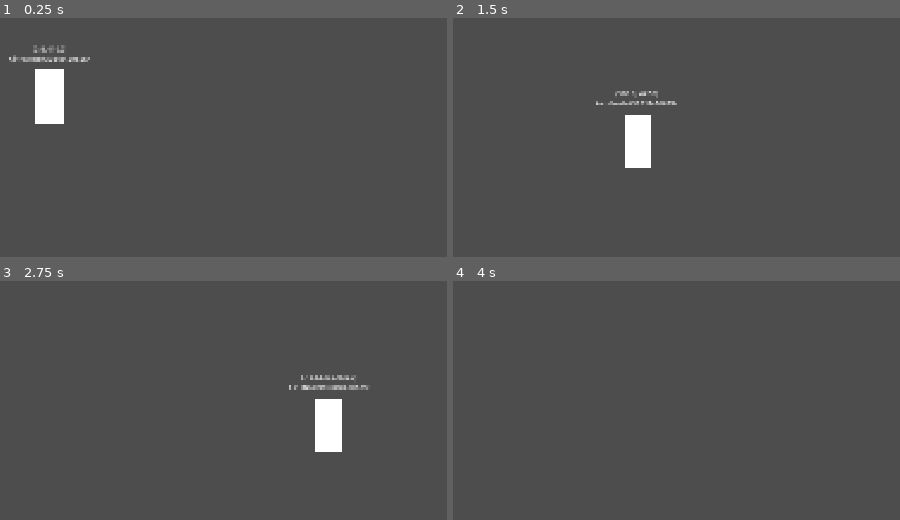
Above: before the commit, frames 1-4 (two rows, left to right).
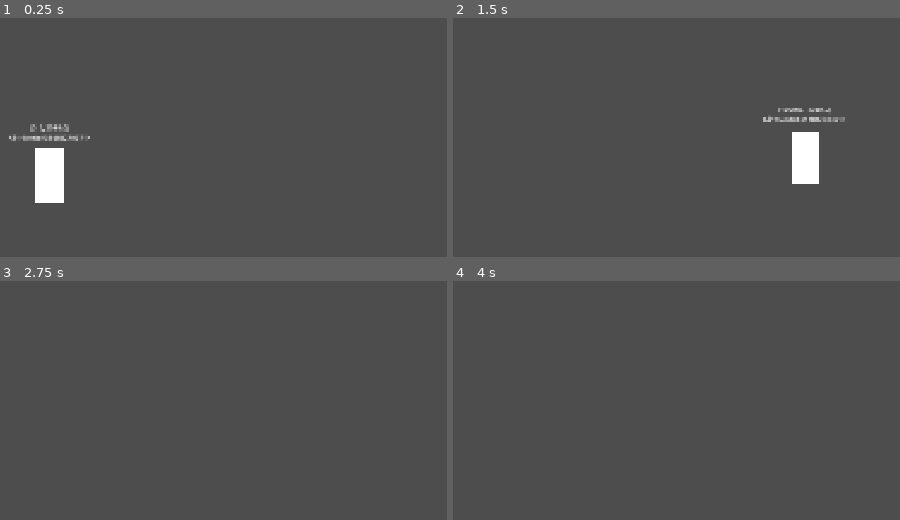
Above: after the commit, the same moments.

Repository: imLymei/YAFG
Game: Godot game, scene res://Scenes/Dev/Dev.tscn
Two runs of this game, one before a commit and one after it. Both use one fixed random seed, a clock stepped at 60 frames per second and the inputs below.
Inputs:
- Up to frame 1 (0.25 s): no input
- Up to frame 2 (1.5 s): hold W (jump) 0.53-1.28 s; hold D (move_right) from 0.53 s (still down); tap W (jump) at 1.35 s
- Up to frame 3 (2.75 s): tap W (jump) at 1.52, 1.82 s; release D (move_right) at 2.03 s; hold A (move_left) from 2.03 s (still down); hold W (jump) from 2.03 s (still down)
- Up to frame 4 (4 s): release A (move_left) at 2.78 s; release W (jump) at 2.78 s; hold D (move_right) from 2.78 s (still down); tap W (jump) at 2.85, 3.02, 3.32 s; hold W (jump) from 3.53 s (still down)

The runs differ from the first frame. In frame 1, 3.9% of the frame differs, in the area x 2-21%, y 11-78%; in frame 2, 3.5%; in frame 3, 1.8%; in frame 4, nothing differs.

Commit message:
feat: add coyote time and jump buffer

Diff:
--- a/Components/InputComponent.gd
+++ b/Components/InputComponent.gd
@@ -1,14 +1,34 @@
 class_name InputComponent
 extends Node
+
+
+var _jump_buffer_timer: Timer
 
 
 var movement_direction: float = 0.0
 var is_jumping := false
 
 
-func _unhandled_input(event: InputEvent) -> void:
-	if event is not InputEventKey:
-		return
+func _ready() -> void:
+	_jump_buffer_timer = Timer.new()
+	_jump_buffer_timer.wait_time = 0.1
+	_jump_buffer_timer.autostart = false
+	_jump_buffer_timer.one_shot = true
 
+	add_child(_jump_buffer_timer)
+
+	process_priority = -1
+
+
+func _process(_delta: float) -> void:
 	movement_direction = Input.get_axis("move_left", "move_right")
-	is_jumping = Input.is_action_pressed("jump")
+
+	var just_pressed_jump_input := Input.is_action_just_pressed("jump")
+	if just_pressed_jump_input:
+		_jump_buffer_timer.start()
+
+	is_jumping = just_pressed_jump_input or not _jump_buffer_timer.is_stopped()
+
+
+func consume_jump_buffer() -> void:
+	_jump_buffer_timer.stop()
--- a/Components/MovementComponent.gd
+++ b/Components/MovementComponent.gd
@@ -2,7 +2,7 @@
 extends Node
 
 
-const GRAVITY_FORCE: float = 1920.0
+const GRAVITY_FORCE: float = 9600.0
 
 
 @export var target: CharacterBody2D
--- a/Scenes/Character/Air.gd
+++ b/Scenes/Character/Air.gd
@@ -3,21 +3,22 @@
 
 @onready var input_component: InputComponent = %InputComponent
 @onready var movement_component: MovementComponent = %MovementComponent
+@onready var coyote_timer: Timer = %CoyoteTimer
 
 
-func on_input(_event: InputEvent) -> void:
-	pass
+func on_enter() -> void:
+	coyote_timer.start()
 
 
 func on_process(_delta: float) -> void:
+	if input_component.is_jumping and not coyote_timer.is_stopped():
+		request_state_change.emit(self, "Jump")
+		return
+
 	if movement_component.is_on_floor:
 		request_state_change.emit(self, "Moving" if input_component.movement_direction != 0 else "Idle")
 		return
 
-	movement_component.move_to_direction(input_component.movement_direction, 500, 1000)
+	movement_component.move_to_direction(input_component.movement_direction, 1000, 5000)
 	movement_component.apply_gravity()
 	movement_component.queue_move_and_slide()
-
-
-func on_physics_process(_delta: float) -> void:
-	pass
--- a/Scenes/Character/Character.tscn
+++ b/Scenes/Character/Character.tscn
@@ -58,6 +58,11 @@
 script = ExtResource("8_wh6v8")
 metadata/_custom_type_script = "uid://b8ufr8vi2q1qc"
 
+[node name="CoyoteTimer" type="Timer" parent="StateMachine/Air"]
+unique_name_in_owner = true
+wait_time = 0.05
+one_shot = true
+
 [node name="Jump" type="Node" parent="StateMachine"]
 script = ExtResource("9_i76s4")
 metadata/_custom_type_script = "uid://b8ufr8vi2q1qc"
--- a/Scenes/Character/Jump.gd
+++ b/Scenes/Character/Jump.gd
@@ -1,11 +1,14 @@
 extends State
 
 
+@onready var input_component: InputComponent = %InputComponent
 @onready var movement_component: MovementComponent = %MovementComponent
 
 
 func on_enter() -> void:
-	movement_component.jump(1000)
+	input_component.consume_jump_buffer()
+
+	movement_component.jump(2000)
 	movement_component.queue_move_and_slide()
 
 	request_state_change.emit(self, "Air")
--- a/Scenes/Character/Moving.gd
+++ b/Scenes/Character/Moving.gd
@@ -18,5 +18,5 @@
 		request_state_change.emit(self, "Idle")
 		return
 
-	movement_component.move_to_direction(input_component.movement_direction, 500, 5000)
+	movement_component.move_to_direction(input_component.movement_direction, 1000, 10000)
 	movement_component.queue_move_and_slide()
--- a/Scenes/Dev/Dev.tscn
+++ b/Scenes/Dev/Dev.tscn
@@ -1,9 +1,12 @@
-[gd_scene load_steps=3 format=3 uid="uid://dy4epxmwswh3l"]
+[gd_scene load_steps=4 format=3 uid="uid://dy4epxmwswh3l"]
 
 [ext_resource type="PackedScene" uid="uid://dsd2r31cqu24w" path="res://Scenes/Character/Character.tscn" id="1_x4k4k"]
 
 [sub_resource type="RectangleShape2D" id="RectangleShape2D_7st72"]
 size = Vector2(1920, 100)
+
+[sub_resource type="RectangleShape2D" id="RectangleShape2D_x4k4k"]
+size = Vector2(343, 176)
 
 [node name="Dev" type="Node2D"]
 
@@ -13,5 +16,9 @@
 [node name="CollisionShape2D" type="CollisionShape2D" parent="Floor"]
 shape = SubResource("RectangleShape2D_7st72")
 
+[node name="CollisionShape2D2" type="CollisionShape2D" parent="Floor"]
+position = Vector2(161.5, -78)
+shape = SubResource("RectangleShape2D_x4k4k")
+
 [node name="Character" parent="." instance=ExtResource("1_x4k4k")]
 position = Vector2(966, 620)
